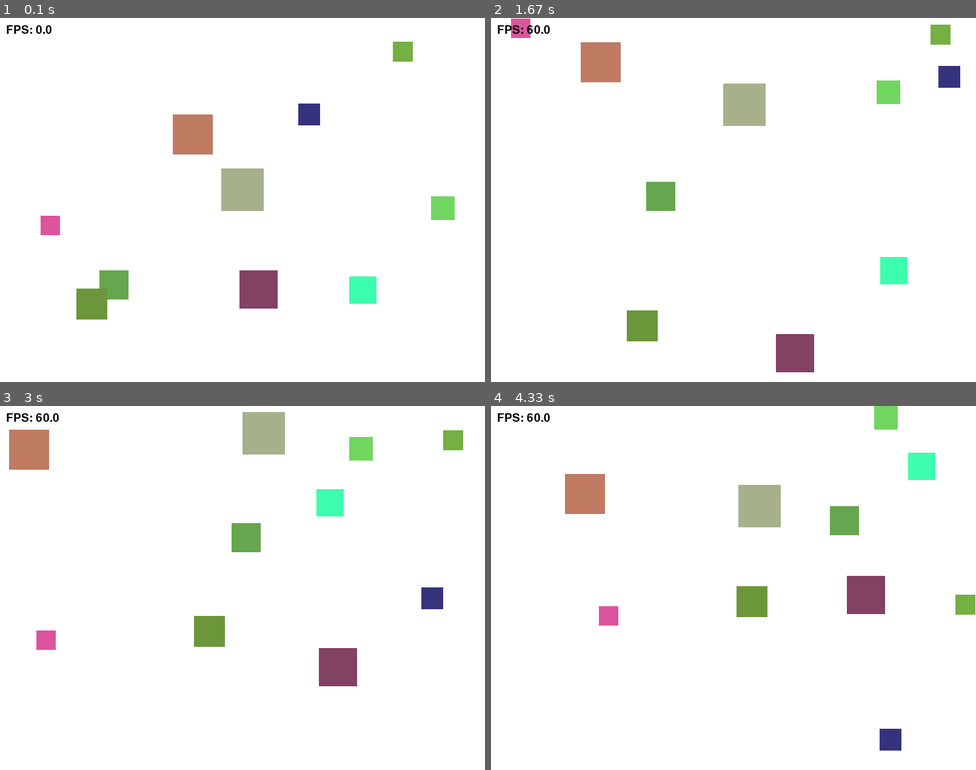
Above: before the commit, frames 1-4 (two rows, left to right).
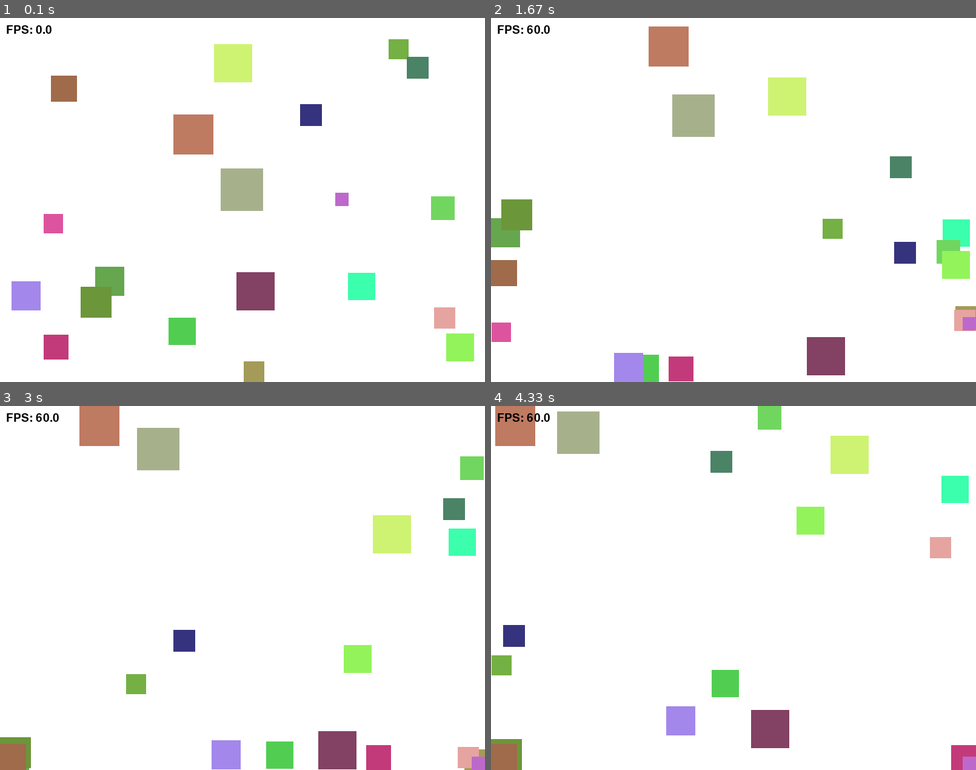
Above: after the commit, the same moments.

Repository: kangyoussef95-max/lab8-pygame
Game: pygame game, started from main.py
Two runs of this game, one before a commit and one after it. Both use one fixed random seed, a clock stepped at 60 frames per second and the inputs below.
Inputs:
- Up to frame 1 (0.1 s): no input
- Up to frame 2 (1.67 s): no input
- Up to frame 3 (3 s): no input
- Up to frame 4 (4.33 s): no input

The runs differ from the first frame. In frame 1, 4.8% of the frame differs, in the area x 2-98%, y 5-100%; in frame 2, 13%, in the area x 0-100%, y 0-100%; in frame 3, 13%; in frame 4, 13%.

Commit message:
feat: implemented chasing

Diff:
--- a/main.py
+++ b/main.py
@@ -13,11 +13,13 @@
 MAX_SQUARE_SIZE: int = 70
 MIN_SPEED: float = 1.5
 MAX_SPEED: float = 7.0
-NUM_SQUARES: int = 10
+NUM_SQUARES: int = 20
 FPS: int = 60
 JITTER_ENABLED: bool = True
 FLEE_RADIUS: int = 150
 FLEE_STRENGTH: float = 0.25
+chase_RADIUS: int = 150
+chase_STRENGTH: float = 0.25
 BASELINE_FPS: float = 60.0
 MIN_LIFESPAN: float = 30.0
 MAX_LIFESPAN: float = 180.0
@@ -229,9 +231,70 @@
         # NOTE: clamp_speed() in update() will keep the velocity from getting too large.
         return
 
+    def apply_chaseing(self, all_squares: list[SquareSnapshot], delta_time: float) -> None:
+        """Move this square toward nearby smaller squares."""
+        center_x: float = self.x + self.size / 2
+        center_y: float = self.y + self.size / 2
+
+        closest_distance: float = chase_RADIUS + 1
+        closest_chase_x: float = 0.0
+        closest_chase_y: float = 0.0
+        closest_size_difference: float = 0.0
+
+        for other in all_squares:
+            if other.owner is self:
+                continue
+
+            # Only chase smaller squares.
+            if other.size >= self.size:
+                continue
+
+            other_center_x: float = other.x + other.size / 2
+            other_center_y: float = other.y + other.size / 2
+            dx: float = other_center_x - center_x
+            dy: float = other_center_y - center_y
+            distance: float = math.hypot(dx, dy)
+
+            if distance > chase_RADIUS:
+                continue
+
+            if distance == 0:
+                chase_x: float = random.uniform(-1, 1)
+                chase_y: float = random.uniform(-1, 1)
+                random_length: float = math.hypot(chase_x, chase_y)
+
+                while random_length < 0.0001:
+                    chase_x = random.uniform(-1, 1)
+                    chase_y = random.uniform(-1, 1)
+                    random_length = math.hypot(chase_x, chase_y)
+
+                chase_x /= random_length
+                chase_y /= random_length
+            else:
+                chase_x = dx / distance
+                chase_y = dy / distance
+
+            if distance < closest_distance:
+                closest_distance = distance
+                closest_chase_x = chase_x
+                closest_chase_y = chase_y
+                closest_size_difference = self.size - other.size
+
+        if closest_distance <= chase_RADIUS:
+            proximity: float = 1 - (closest_distance / chase_RADIUS)
+            strength_per_second: float = (
+                closest_size_difference * proximity * chase_STRENGTH
+            )
+            strength: float = strength_per_second * delta_time * BASELINE_FPS
+
+            self.vx += closest_chase_x * strength
+            self.vy += closest_chase_y * strength
+        return
+
     def update(self, all_squares: list[SquareSnapshot], delta_time: float) -> None:
         """Update the square's position and bounce off walls."""
         self.update_age(delta_time)
+        self.apply_chaseing(all_squares, delta_time)
         self.apply_fleeing(all_squares, delta_time)
         self.apply_jitter(delta_time)
         self.clamp_speed()
@@ -300,9 +363,6 @@
         alive_squares.append(new_square)
 
     squares[:] = alive_squares
-
-
-
 
 def main() -> None:
     """Main game loop."""
Not shown, changed: JOURNAL.md
Not shown, changed: MY_NOTES.md
